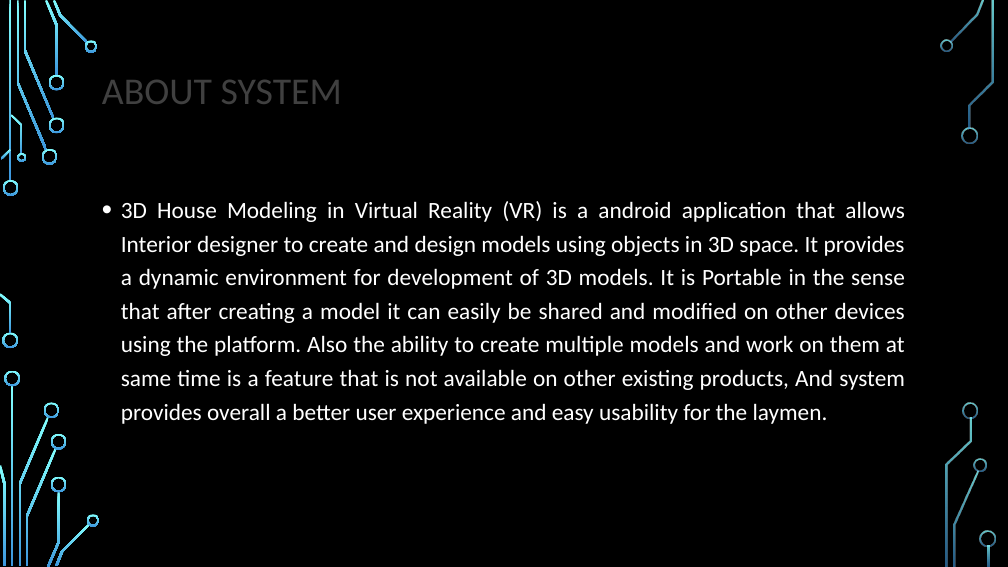
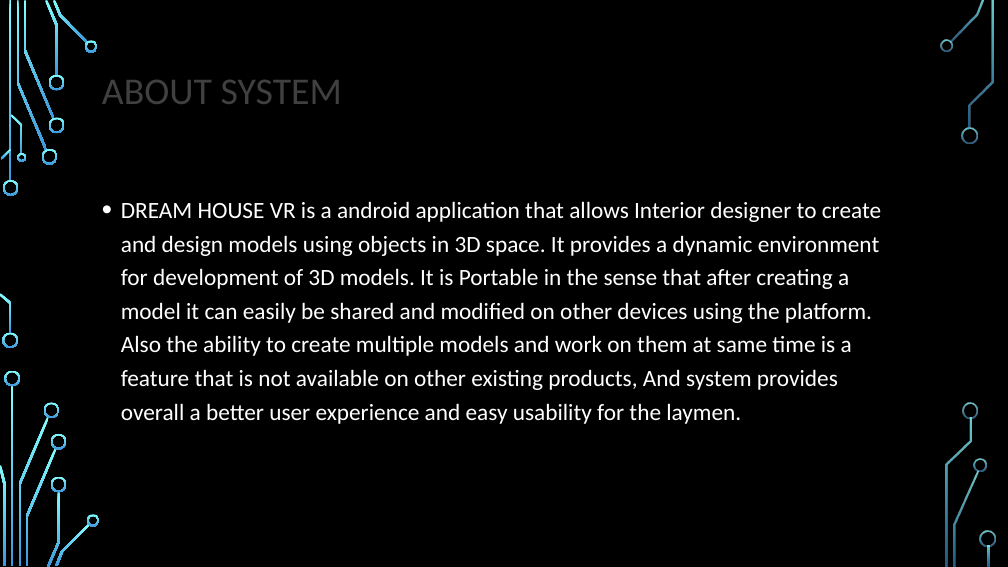
Before and after one commit to VIRTUALD3SIGN/VR, a slide deck: slide 4 of presentation_v02.pptx. Drawn at 1008x567 pixels with LibreOffice and Linux fonts; fonts in the diff are those of the drawing; background and template pictures are left out. Boxes give left, top, right and bottom in pixels: in the first picture for what was removed or moved away, otherwise in the second. Text is boxed around its words. In the diff, an @@ line names an element or a change of style, - is before the commit and + after.

```diff
--- a/presentation_v02.pptx
+++ b/presentation_v02.pptx
@@ text at (x1=121, y1=201, x2=881, y2=424): text changed @@
-• 3D House Modeling in Virtual Reality (VR) is a android application that allows Interior designer to create and design models using objects in 3D space. It provides a dynamic environment for development of 3D models. It is Portable in the sense that after creating a model it can easily be shared and modified on other devices using the platform. Also the ability to create multiple models and work on them at same time is a feature that is not available on other existing products, And system provides overall a better user experience and easy usability for the laymen.
+• DREAM HOUSE VR is a android application that allows Interior designer to create and design models using objects in 3D space. It provides a dynamic environment for development of 3D models. It is Portable in the sense that after creating a model it can easily be shared and modified on other devices using the platform. Also the ability to create multiple models and work on them at same time is a feature that is not available on other existing products, And system provides overall a better user experience and easy usability for the laymen.
```
Also in this commit, not shown: 8 other slides changed, 6 slides added, 10 other files.
